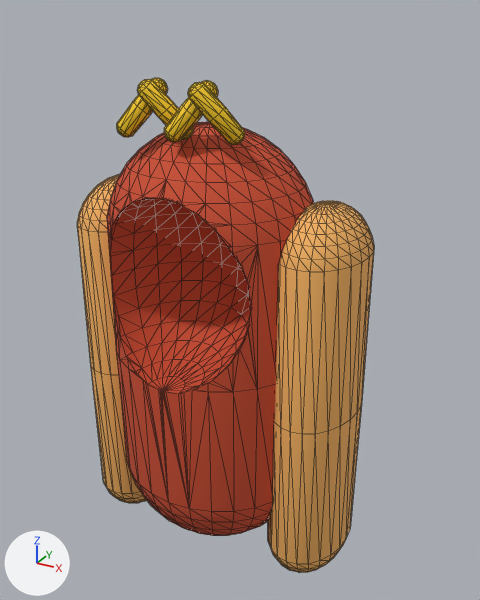
The glTF model public/models/costume_hotdog.glb, before and after one commit.
Rendered twice from a 50 mm lens placed at (0.912, -1.472, 1.66), pointed at (0.056, 0.085, 0.882). The axes (+X, +Y, +Z) are drawn at lower left. The lights are the same throughout. The older version comes first. Mesh edges are drawn as thin lines. Vertices at exactly the same position are counted once.

Before the edit, the objects in view are built like this:
```python
me_costume_hotdog = bpy.data.meshes.new('Costume_Hotdog')
me_costume_hotdog.from_pydata(...)  # 1690 vertices, 3352 faces; spans x -0.441..0.441, y -0.242..0.289, z 0.057..1.507
# faces by material slot: [1352, 1440, 560]
me_costume_hotdog.materials.append(mat_hotdog_sausage)  # red #cc4c2e
me_costume_hotdog.materials.append(mat_hotdog_bun)  # orange #f5b361
me_costume_hotdog.materials.append(mat_hotdog_mustard)  # yellow #ffd119
ob_costume_hotdog = bpy.data.objects.new('Costume_Hotdog', me_costume_hotdog)
ob_costume_hotdog.location = (0.0, 0.0, 0.0)
```
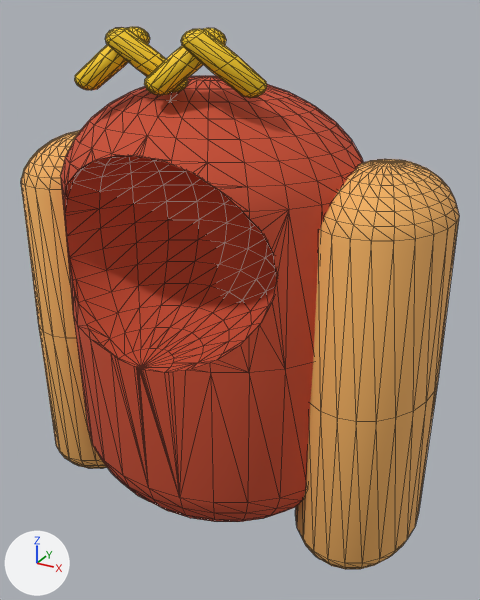
The change, as a list of edits to the scene's bpy script:
```text
Change me_costume_hotdog:
    used by ob_costume_hotdog; location = (0.0, 0.0, 0.0)
    remove me_costume_hotdog.from_pydata(...)  # 1690 vertices, 3352 faces; spans x -0.441..0.441, y -0.242..0.289, z 0.057..1.507
    add me_costume_hotdog.from_pydata(...)  # 1690 vertices, 3352 faces; spans x -0.636..0.636, y -0.33..0.394, z 0.17..1.621
    me_costume_hotdog part 1: the loose piece of 362 vertices spanning x 0.196..0.441, y -0.117..0.235, z 0.057..1.213 is multiplied about its middle by the matrix ((1.441, 0.0, 0.0), (0.0, 1.364, 0.0), (0.0, 0.0, 1.0)), then moved by (0.14, 0.021, 0.113)
    me_costume_hotdog part 2: the loose piece of 362 vertices spanning x -0.441..-0.196, y -0.117..0.235, z 0.057..1.213 is multiplied about its middle by the matrix ((1.441, 0.0, 0.0), (0.0, 1.364, 0.0), (0.0, 0.0, 1.0)), then moved by (-0.14, 0.021, 0.113)
    me_costume_hotdog part 3: the loose piece of 72 vertices spanning x -0.165..-0.047, y -0.164..-0.072, z 1.367..1.507 is scaled about its middle by (1.44, 1.36, 1), then moved by (-0.047, -0.043, 0.113)
    me_costume_hotdog part 4: the loose piece of 72 vertices spanning x -0.094..0.023, y -0.164..-0.072, z 1.367..1.507 is scaled about its middle by (1.44, 1.36, 1), then moved by (-0.016, -0.043, 0.113)
    me_costume_hotdog part 5: the loose piece of 72 vertices spanning x -0.023..0.094, y -0.164..-0.072, z 1.367..1.507 is scaled about its middle by (1.44, 1.36, 1), then moved by (0.016, -0.043, 0.113)
    me_costume_hotdog part 6: the loose piece of 72 vertices spanning x 0.047..0.165, y -0.164..-0.072, z 1.367..1.507 is scaled about its middle by (1.44, 1.36, 1), then moved by (0.047, -0.043, 0.113)
    me_costume_hotdog part 7: 678 of 1690 vertices moved; they spanned x -0.295..0.295, y -0.242..0.289, z 0.116..1.39 and now span x -0.425..0.425, y -0.33..0.394, z 0.229..1.503; mean shift (0.0, -0.007, 0.113); largest move (0.0, -0.067, 0.133) -> (-0.195, -0.253, 1.304)
```

Boxes (x1, y1, x2, y2) around the edits, measured in the pictures (480 x 600 px; the box of a moved part takes in the faces that stretch with it):
'Costume_Hotdog', reshaped (47% wider, 9% taller): before (77, 78, 374, 573); after (21, 27, 459, 569)
part 1 of me_costume_hotdog, moved or reshaped: before (268, 201, 374, 573); after (295, 159, 459, 569)
part 2 of me_costume_hotdog, moved or reshaped: before (77, 174, 147, 503); after (21, 130, 107, 468)
part 3 of me_costume_hotdog, moved or reshaped: before (117, 78, 168, 137); after (75, 27, 150, 90)
part 4 of me_costume_hotdog, moved or reshaped: before (138, 79, 193, 139); after (105, 27, 188, 92)
part 5 of me_costume_hotdog, moved or reshaped: before (164, 80, 218, 142); after (144, 28, 226, 95)
part 6 of me_costume_hotdog, moved or reshaped: before (188, 82, 245, 145); after (181, 29, 267, 98)
part 7 of me_costume_hotdog, moved or reshaped: before (107, 122, 314, 536); after (60, 76, 363, 522)
